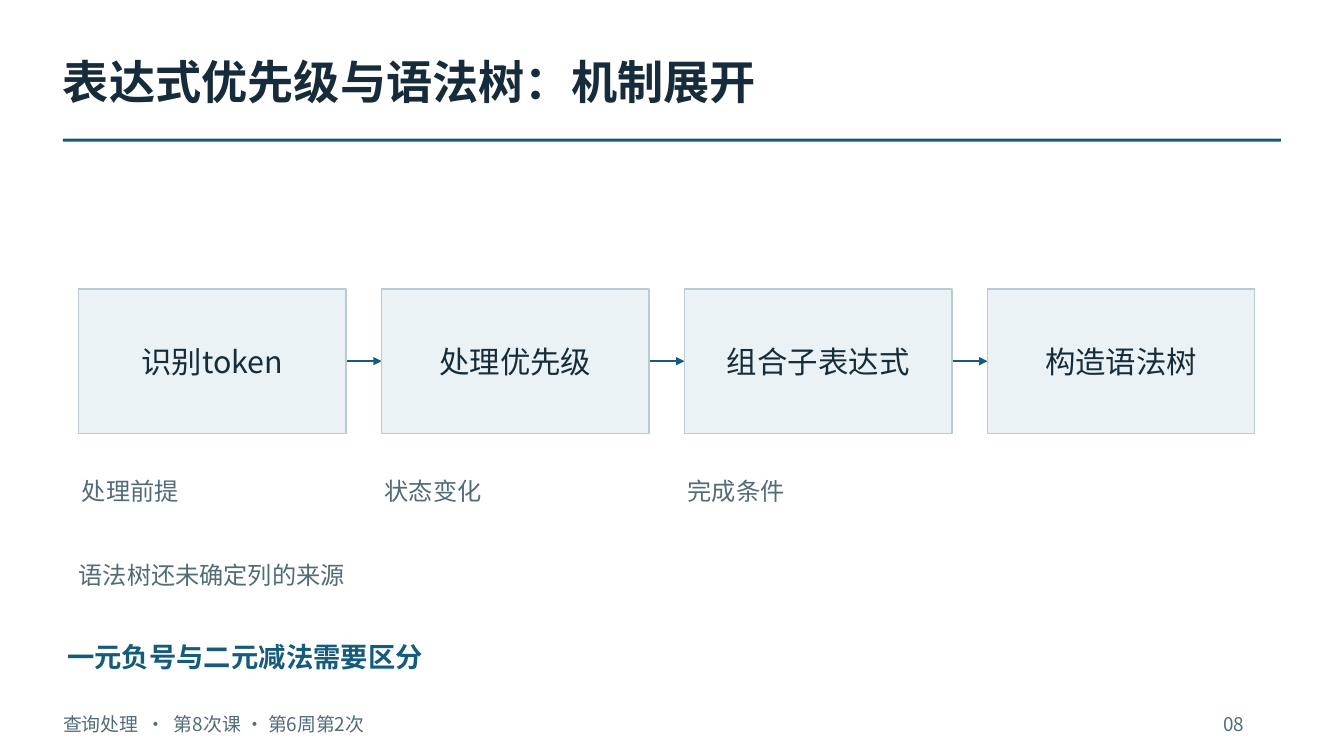
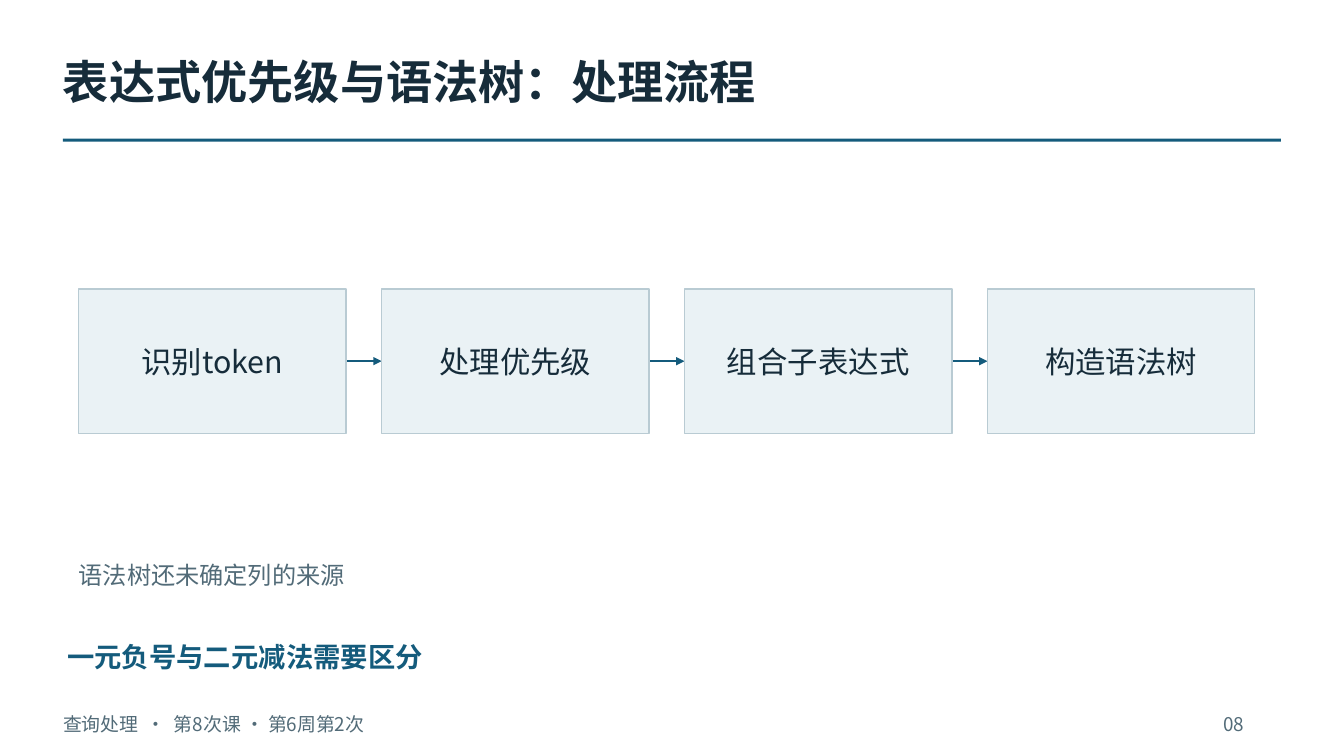
Before and after one commit to intellistream/database-kernel-course-student, a slide deck: slide 8 of 01_课件（第6版）/03_查询处理.pptx. Drawn at 1344x756 pixels with LibreOffice and Linux fonts; fonts in the diff are those of the drawing. Boxes give left, top, right and bottom in pixels: in the first picture for what was removed or moved away, otherwise in the second. Text is boxed around its words. In the diff, an @@ line names an element or a change of style, - is before the commit and + after.

```diff
--- a/01_课件（第6版）/03_查询处理.pptx
+++ b/01_课件（第6版）/03_查询处理.pptx
@@ text at (x1=63, y1=59, x2=756, y2=104): text changed @@
-表达式优先级与语法树：机制展开
+表达式优先级与语法树：处理流程
@@ text removed at (x1=82, y1=479, x2=179, y2=502) @@
-处理前提
@@ text removed at (x1=385, y1=479, x2=482, y2=502) @@
-状态变化
@@ text removed at (x1=688, y1=479, x2=785, y2=502) @@
-完成条件
```
Also in this commit, not shown: 149 other slides changed, 6 other files.
